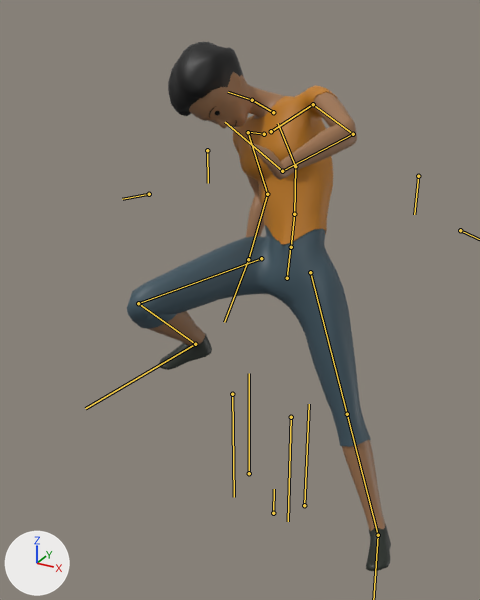
A saved change to the glTF model Assets/Players/FemalePlayerModel.glb.
Before and after are seen from a 50 mm camera at (0.789, -1.683, 1.635) aimed at (-0.073, -0.115, 0.851). Lighting does not change. The marker at lower left points along +X, +Y and +Z. Both versions are drawn at frame 46 of the action 'ClimbDown-loop'; the numbers are the values there. The bones that bend it are drawn over the model as lines.

Names of what the first picture shows: 'FemaleBody-LOD0'.
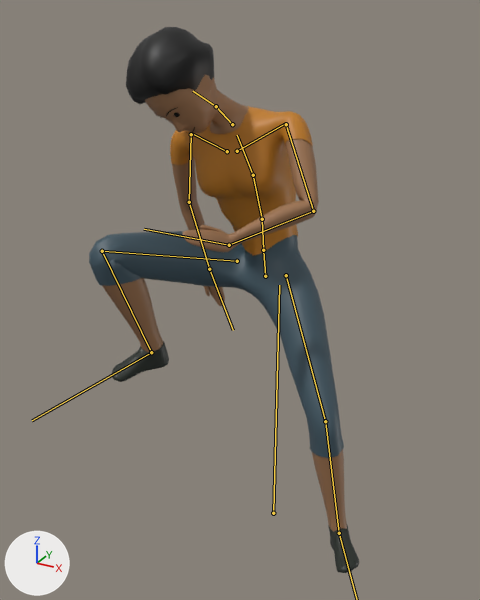
Boxes (x1, y1, x2, y2) around the edits, measured in the pictures (480 x 600 px):
'FemaleBody-LOD0', posed: before (127, 42, 391, 571); after (89, 27, 359, 573)
bone 'spine', root to tip: before (287, 278) to (290, 247); after (265, 276) to (263, 250)
bone 'thigh.R', root to tip: before (261, 258) to (138, 303); after (237, 261) to (102, 251)
bone 'shin.R', root to tip: before (138, 303) to (195, 344); after (102, 251) to (151, 352)
bone 'foot.R', root to tip: before (195, 344) to (85, 408); after (151, 352) to (32, 420)
bone 'spine.002', root to tip: before (294, 214) to (295, 166); after (262, 219) to (253, 175)
bone 'spine.003', root to tip: before (295, 166) to (278, 123); after (253, 175) to (237, 135)
bone 'upper_arm.R', root to tip: before (248, 132) to (267, 194); after (191, 134) to (189, 202)
bone 'forearm.R', root to tip: before (267, 194) to (248, 259); after (189, 202) to (209, 269)
bone 'hand.R', root to tip: before (248, 259) to (224, 322); after (209, 269) to (233, 330)
bone 'spine.005', root to tip: before (273, 112) to (252, 100); after (232, 124) to (216, 106)
bone 'spine.006', root to tip: before (252, 100) to (228, 92); after (216, 106) to (193, 91)
bone 'upper_arm.L', root to tip: before (313, 104) to (353, 134); after (286, 124) to (313, 211)
bone 'forearm.L', root to tip: before (353, 134) to (282, 171); after (313, 211) to (229, 245)
bone 'hand.L', root to tip: before (282, 171) to (225, 122); after (229, 245) to (144, 229)
bone 'thigh.L', root to tip: before (310, 272) to (347, 414); after (286, 275) to (325, 421)
bone 'shin.L', root to tip: before (347, 414) to (378, 535); after (325, 421) to (339, 533)

Diff of the bpy script that builds the scene:
```diff
--- a/Assets/Players/FemalePlayerModel.glb.py
+++ b/Assets/Players/FemalePlayerModel.glb.py
@@ bone_spine @@
 bone_spine = bpy.data.objects['Female_Player'].pose.bones['spine']  # child of 'Root'
-bone_spine.location = (-0.008, -0.011, -0.023)
-bone_spine.rotation_quaternion = (0.985, -0.165, -0.023, -0.036)  # degrees (-19, -3, -4)
+bone_spine.location = (-0.071, -0.001, 0.001)
+bone_spine.rotation_quaternion = (0.999, 0.0, -0.017, -0.04)  # degrees (0, -2, -5)
@@ bone_thigh_r @@
 bone_thigh_r = bpy.data.objects['Female_Player'].pose.bones['thigh.R']  # child of 'spine'
-bone_thigh_r.rotation_quaternion = (0.851, -0.476, -0.051, 0.217)  # degrees (-57, 7, 25)
+bone_thigh_r.rotation_quaternion = (0.638, -0.727, 0.13, 0.218)  # degrees (-96, 29, 6)
@@ bone_shin_r @@
 bone_shin_r = bpy.data.objects['Female_Player'].pose.bones['shin.R']  # child of 'thigh.R'
-bone_shin_r.rotation_quaternion = (0.485, 0.874, 0.0, 0.0)  # degrees (122, 0, 0)
+bone_shin_r.rotation_quaternion = (0.515, 0.857, 0.0, 0.0)  # degrees (118, 0, 0)
@@ bone_foot_r @@
 bone_foot_r = bpy.data.objects['Female_Player'].pose.bones['foot.R']  # child of 'shin.R'
-bone_foot_r.rotation_quaternion = (0.891, -0.338, 0.286, -0.102)  # degrees (-47, 26, -25)
+bone_foot_r.rotation_quaternion = (0.991, -0.135, 0.005, 0.017)  # degrees (-15, 1, 2)
@@ bone_spine_002 @@
 bone_spine_002 = bpy.data.objects['Female_Player'].pose.bones['spine.002']  # child of 'spine.001'
-bone_spine_002.rotation_quaternion = (0.997, 0.002, -0.026, 0.074)  # degrees (0, -3, 8)
+bone_spine_002.rotation_quaternion = (0.991, 0.129, 0.011, 0.038)  # degrees (15, 1, 4)
@@ bone_spine_003 @@
 bone_spine_003 = bpy.data.objects['Female_Player'].pose.bones['spine.003']  # child of 'spine.002'
-bone_spine_003.rotation_quaternion = (0.964, 0.185, -0.16, 0.105)  # degrees (20, -20, 9)
+bone_spine_003.rotation_quaternion = (0.994, 0.097, 0.031, 0.027)  # degrees (11, 3, 3)
@@ bone_upper_arm_r @@
 bone_upper_arm_r = bpy.data.objects['Female_Player'].pose.bones['upper_arm.R']  # child of 'shoulder.R'
-bone_upper_arm_r.rotation_quaternion = (0.907, -0.137, 0.289, 0.276)  # degrees (-6, 37, 32)
+bone_upper_arm_r.rotation_quaternion = (0.942, 0.174, -0.072, 0.277)  # degrees (17, -13, 31)
@@ bone_forearm_r @@
 bone_forearm_r = bpy.data.objects['Female_Player'].pose.bones['forearm.R']  # child of 'upper_arm.R'
-bone_forearm_r.rotation_quaternion = (0.93, 0.303, 0.0, 0.206)  # degrees (35, -7, 23)
+bone_forearm_r.rotation_quaternion = (0.987, 0.134, 0.0, 0.091)  # degrees (15, -1, 10)
@@ bone_hand_r @@
 bone_hand_r = bpy.data.objects['Female_Player'].pose.bones['hand.R']  # child of 'forearm.R'
-bone_hand_r.rotation_quaternion = (0.966, -0.012, -0.225, -0.129)  # degrees (2, -26, -16)
+bone_hand_r.rotation_quaternion = (0.916, 0.028, 0.4, -0.003)  # degrees (4, 47, 1)
@@ bone_spine_005 @@
 bone_spine_005 = bpy.data.objects['Female_Player'].pose.bones['spine.005']  # child of 'spine.003'
-bone_spine_005.rotation_quaternion = (0.953, 0.285, -0.048, 0.094)  # degrees (33, -8, 9)
+bone_spine_005.rotation_quaternion = (0.993, 0.08, 0.015, 0.085)  # degrees (9, 1, 10)
@@ bone_spine_006 @@
 bone_spine_006 = bpy.data.objects['Female_Player'].pose.bones['spine.006']  # child of 'spine.005'
-bone_spine_006.rotation_quaternion = (0.984, 0.178, 0.014, 0.024)  # degrees (21, 1, 3)
+bone_spine_006.rotation_quaternion = (0.978, 0.123, -0.131, 0.108)  # degrees (13, -16, 11)
@@ bone_upper_arm_l @@
 bone_upper_arm_l = bpy.data.objects['Female_Player'].pose.bones['upper_arm.L']  # child of 'shoulder.L'
-bone_upper_arm_l.rotation_quaternion = (0.892, 0.295, -0.342, -0.036)  # degrees (43, -36, -19)
+bone_upper_arm_l.rotation_quaternion = (0.827, 0.469, -0.253, -0.177)  # degrees (63, -15, -33)
@@ bone_forearm_l @@
 bone_forearm_l = bpy.data.objects['Female_Player'].pose.bones['forearm.L']  # child of 'upper_arm.L'
-bone_forearm_l.rotation_quaternion = (0.872, 0.405, 0.0, -0.276)  # degrees (46, 13, -30)
+bone_forearm_l.rotation_quaternion = (0.833, 0.457, 0.0, -0.311)  # degrees (53, 16, -33)
@@ bone_hand_l @@
 bone_hand_l = bpy.data.objects['Female_Player'].pose.bones['hand.L']  # child of 'forearm.L'
-bone_hand_l.rotation_quaternion = (0.866, 0.162, 0.137, 0.453)  # degrees (24, 5, 56)
+bone_hand_l.rotation_quaternion = (0.867, 0.2, 0.366, 0.272)  # degrees (40, 32, 47)
@@ bone_thigh_l @@
 bone_thigh_l = bpy.data.objects['Female_Player'].pose.bones['thigh.L']  # child of 'spine'
-bone_thigh_l.rotation_quaternion = (0.955, 0.094, -0.141, -0.245)  # degrees (15, -13, -30)
+bone_thigh_l.rotation_quaternion = (0.882, -0.32, -0.25, -0.241)  # degrees (-33, -36, -19)
@@ bone_shin_l @@
 bone_shin_l = bpy.data.objects['Female_Player'].pose.bones['shin.L']  # child of 'thigh.L'
-bone_shin_l.rotation_quaternion = (0.997, -0.071, 0.0, 0.0)  # degrees (-8, 0, 0)
+bone_shin_l.rotation_quaternion = (0.951, 0.31, 0.0, 0.0)  # degrees (36, 0, 0)
@@ bone_foot_l @@
 bone_foot_l = bpy.data.objects['Female_Player'].pose.bones['foot.L']  # child of 'shin.L'
-bone_foot_l.rotation_quaternion = (0.998, -0.011, -0.008, 0.065)  # degrees (-1, -1, 7)
+bone_foot_l.rotation_quaternion = (0.992, -0.112, 0.028, 0.045)  # degrees (-13, 4, 5)
```
